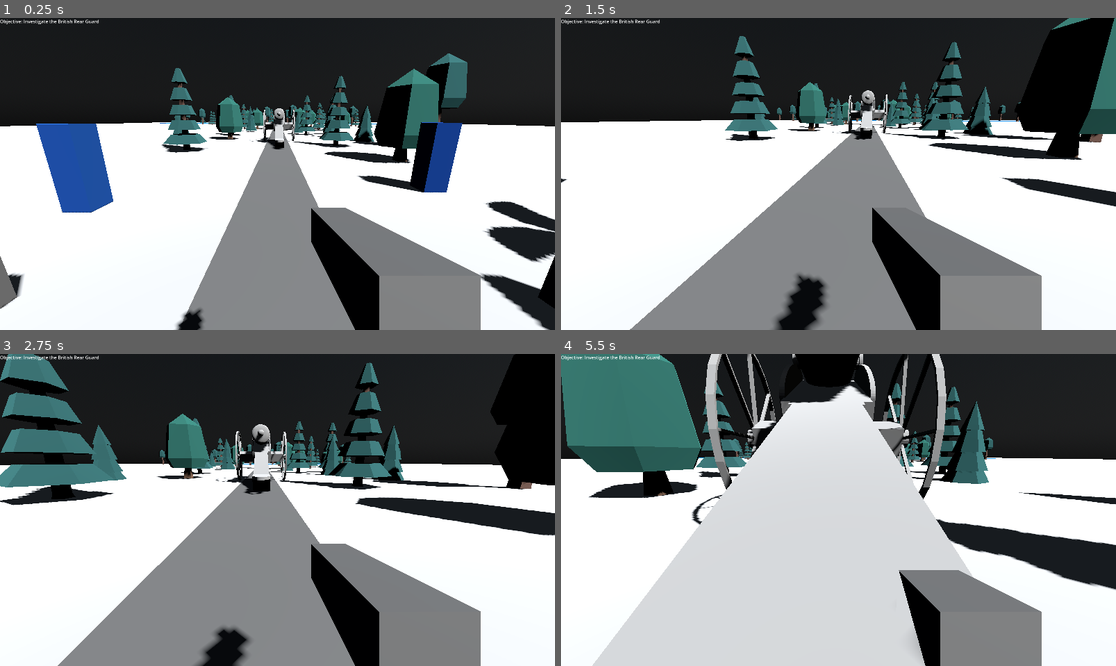
Above: before the commit, frames 1-4 (two rows, left to right).
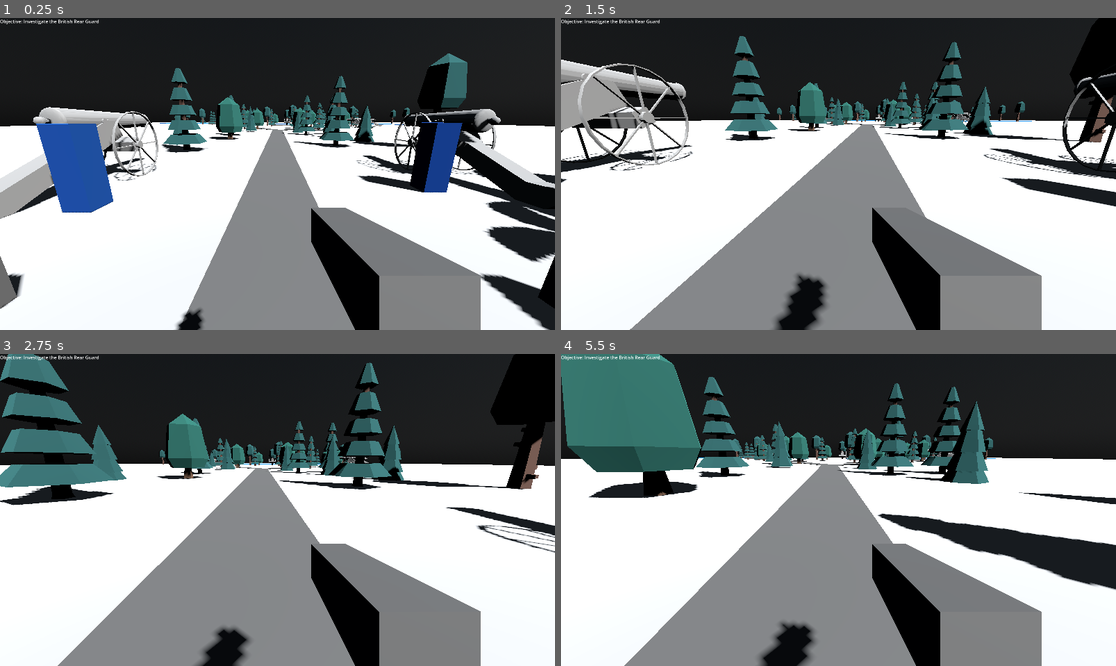
Above: after the commit, the same moments.

Repository: TheExpert24/America250-production
Game: Godot game, scene res://green_spring.tscn
The game is run twice, just before and just after one commit, with the same random seed, the same clock (stepped at 60 frames per second) and the same inputs.
Inputs (mouse positions are in pixels of both pictures, inside the frame that each line leads up to):
- Up to frame 1 (0.25 s): no input
- Up to frame 2 (1.5 s): move the mouse to (866, 174) at 0.52 s; hold Up (move_forward) from 0.53 s (still down); click (866, 174) at 0.67 s; tap Space (jump) at 0.77 s; move the mouse to (810, 174) at 1.27 s
- Up to frame 3 (2.75 s): keep holding Up (move_forward); tap Space (jump) at 1.52 s; move the mouse to (288, 503) at 2.02 s
- Up to frame 4 (5.5 s): keep holding Up (move_forward); move the mouse to (832, 516) at 2.77 s; click (832, 516) at 2.92 s; tap Space (jump) at 3.02, 3.77, 4.52 s; move the mouse to (877, 513) at 3.52 s; move the mouse to (794, 506) at 4.27 s; move the mouse to (844, 510) at 5.02 s; click (844, 510) at 5.17 s

The runs differ from the first frame. In frame 1, 8.9% of the frame differs, in the area x 0-100%, y 16-65%; in frame 2, 11%; in frame 3, 4.2%; in frame 4, 39%, in the area x 5-75%, y 0-100%.

Commit message:
added more tanks and positioned them perfectly.

Diff:
--- a/green_spring.tscn
+++ b/green_spring.tscn
@@ -429,7 +429,7 @@
 transform = Transform3D(6, 0, 0, 0, 6, 0, 0, 0, 6, -24.520428, -3.8146973e-06, -74.38028)
 
 [node name="tree_fat5" parent="." unique_id=840309236 instance=ExtResource("7_mqp5v")]
-transform = Transform3D(6, 0, 0, 0, 6, 0, 0, 0, 6, 9.634397, 0, 12.203518)
+transform = Transform3D(6, 0, 0, 0, 6, 0, 0, 0, 6, 16.794231, 0, 20.152763)
 
 [node name="tree_pineGroundA2" parent="." unique_id=1710145767 instance=ExtResource("8_in5b8")]
 transform = Transform3D(6, 0, 0, 0, 6, 0, 0, 0, 6, -13.006552, 0, -97.31175)
@@ -642,4 +642,31 @@
 transform = Transform3D(3, 0, 0, 0, -1.3113416e-07, 3, 0, -3, -1.3113416e-07, -34.107437, 0, -104.88141)
 
 [node name="cannon" parent="." unique_id=1036950756 instance=ExtResource("16_cq3bb")]
-transform = Transform3D(-2.1855695e-09, -0.05, -2.1855695e-09, 0, -2.1855695e-09, 0.05, -0.05, 2.1855695e-09, 9.553427e-17, 0, 0, 0)
+transform = Transform3D(-1.7484555e-09, -0.04, -1.7484555e-09, 0, -1.7484555e-09, 0.04, -0.04, 1.7484555e-09, 7.642742e-17, -9.635107, 0, 18.68319)
+
+[node name="cannon2" parent="." unique_id=1303171114 instance=ExtResource("16_cq3bb")]
+transform = Transform3D(-1.7484555e-09, -0.04, -1.7484555e-09, 0, -1.7484555e-09, 0.04, -0.04, 1.7484555e-09, 7.642742e-17, 9.854062, 0, 17.358627)
+
+[node name="cannon3" parent="." unique_id=518703013 instance=ExtResource("16_cq3bb")]
+transform = Transform3D(-0.033584792, -0.021726979, -9.497164e-10, 0, -1.7484555e-09, 0.04, -0.021726979, 0.033584792, 1.4680378e-09, 31.714046, 1.9073486e-06, -51.360523)
+
+[node name="cannon5" parent="." unique_id=277208285 instance=ExtResource("16_cq3bb")]
+transform = Transform3D(-0.0020237165, 0.039948773, 1.7462163e-09, 0, -1.7484555e-09, 0.04, 0.039948773, 0.0020237165, 8.845945e-11, 5.923832, 1.9073486e-06, -96.698746)
+
+[node name="cannon6" parent="." unique_id=2123235162 instance=ExtResource("16_cq3bb")]
+transform = Transform3D(-0.0020237165, 0.039948773, 1.7462163e-09, 0, -1.7484555e-09, 0.04, 0.039948773, 0.0020237165, 8.845945e-11, 21.505474, 1.9073486e-06, -91.53032)
+
+[node name="cannon7" parent="." unique_id=78706636 instance=ExtResource("16_cq3bb")]
+transform = Transform3D(-0.0020237165, 0.039948773, 1.7462163e-09, 0, -1.7484555e-09, 0.04, 0.039948773, 0.0020237165, 8.845945e-11, -29.904781, 1.9073486e-06, -117.177895)
+
+[node name="cannon10" parent="." unique_id=702156134 instance=ExtResource("16_cq3bb")]
+transform = Transform3D(0.013680805, 0.037587702, 1.6430106e-09, 0, -1.7484555e-09, 0.04, 0.037587702, -0.013680805, -5.9800703e-10, -39.31254, 0, -115.65736)
+
+[node name="cannon8" parent="." unique_id=94923603 instance=ExtResource("16_cq3bb")]
+transform = Transform3D(-0.031260815, -0.024955183, -1.0908258e-09, 0, -1.7484555e-09, 0.04, -0.024955183, 0.031260815, 1.3664536e-09, 36.50045, -0.26465034, -61.236713)
+
+[node name="cannon9" parent="." unique_id=808286422 instance=ExtResource("16_cq3bb")]
+transform = Transform3D(-0.0020237165, 0.039948773, 1.7462163e-09, 0, -1.7484555e-09, 0.04, 0.039948773, 0.0020237165, 8.845945e-11, -16.099667, 1.9073486e-06, -102.31921)
+
+[node name="cannon4" parent="." unique_id=616023766 instance=ExtResource("16_cq3bb")]
+transform = Transform3D(-0.039392307, -0.006945932, -3.0361633e-10, 0, -1.7484555e-09, 0.04, -0.006945932, 0.039392307, 1.7218924e-09, 47.003063, 5.722046e-06, -75.3416)
